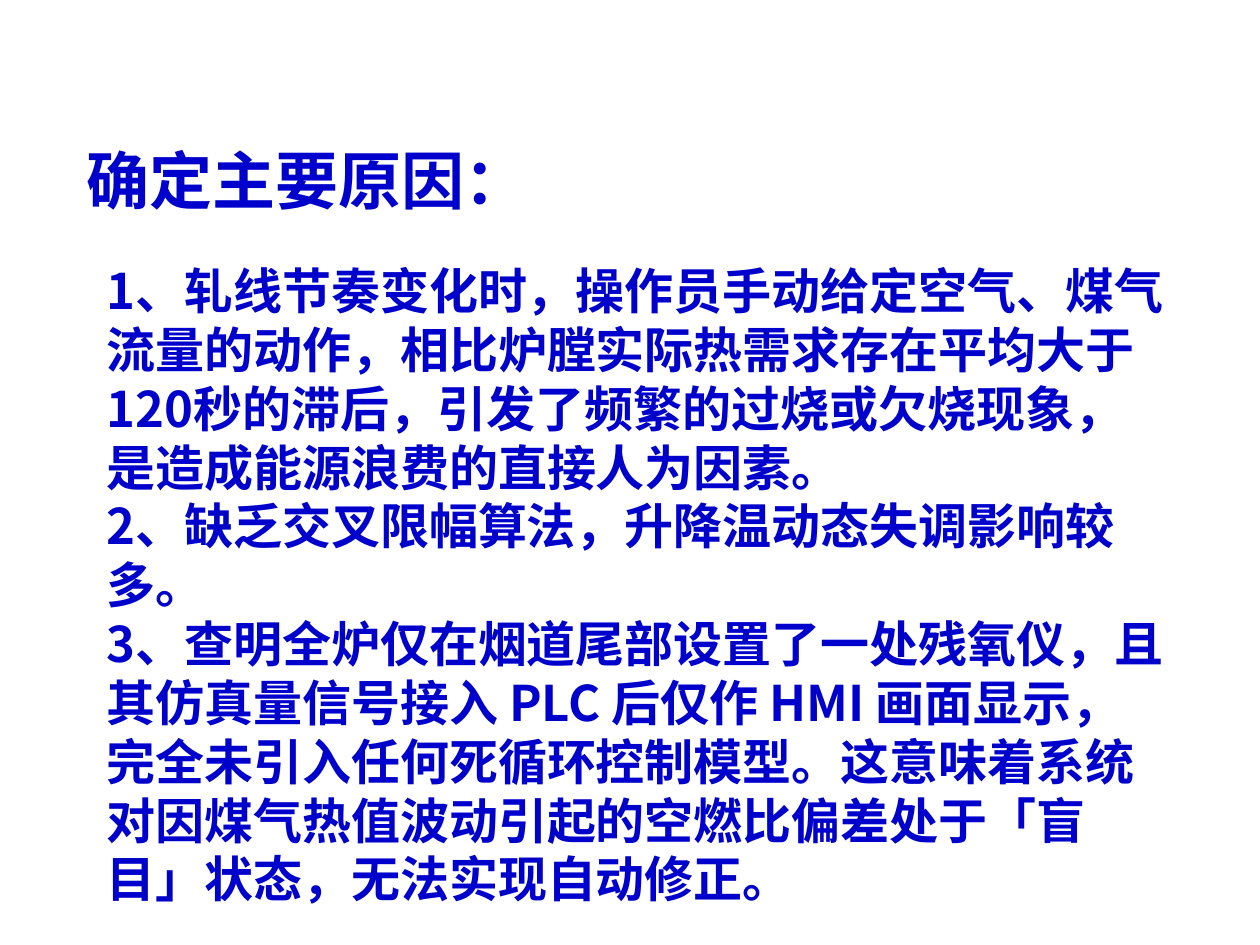
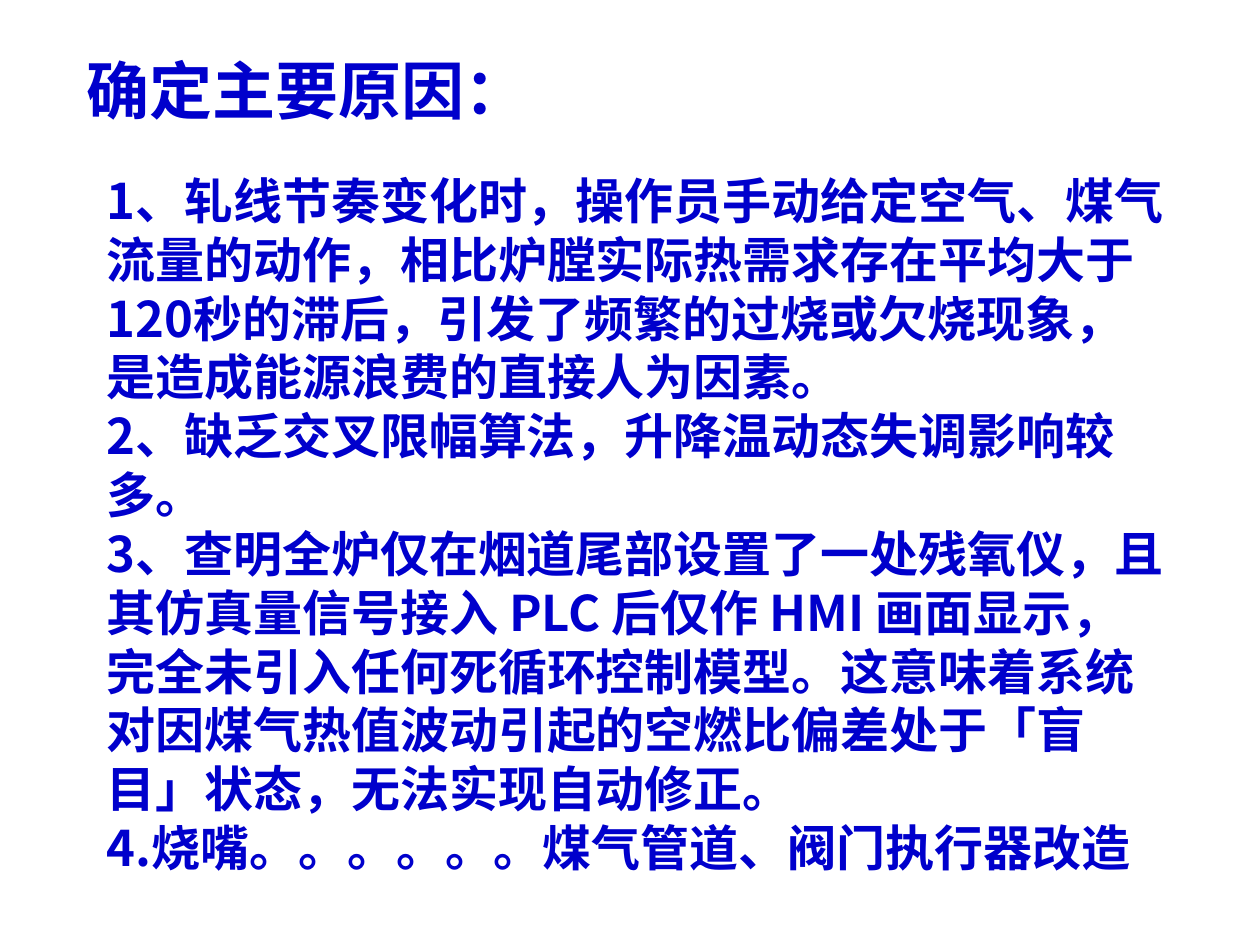
Before and after one commit to wfq1971/work_file, a slide deck: slide 13 of 2021年三棒作业区QC课题.ppt (slide 14 before the commit). Drawn at 1260x945 pixels with LibreOffice and Linux fonts; fonts in the diff are those of the drawing; background and template pictures are left out. Boxes give left, top, right and bottom in pixels: in the first picture for what was removed or moved away, otherwise in the second. Text is boxed around its words. In the diff, an @@ line names an element or a change of style, - is before the commit and + after.

Commit message:
自动版本管理: 2026/07/10 15:05

```diff
--- a/2021年三棒作业区QC课题.ppt
+++ b/2021年三棒作业区QC课题.ppt
@@ text "确定主要原因：": place and size @@
-text "确定主要原因：" at (87,150,528,210)
+text "确定主要原因：" at (87,60,528,120)
@@ text "1、轧线节奏变化时，操作员手动给定空气、煤气流量的动作，相比炉膛实际热需求存在平均大于 120秒的滞后，引发了频繁的过烧 ...": place and size @@
-text "1、轧线节奏变化时，操作员手动给定空气、煤气流量的动作，相比炉膛实际热需求存在平均大于 120秒的滞后，引发了频繁的过烧 ..." at (107,267,1163,904)
+text "1、轧线节奏变化时，操作员手动给定空气、煤气流量的动作，相比炉膛实际热需求存在平均大于 120秒的滞后，引发了频繁的过烧 ..." at (107,177,1163,871)
@@ text at (107,824,1130,871): paragraph added @@
+4.烧嘴。。。。。。煤气管道、阀门执行器改造
```
Also in this commit, not shown: 4 other slides changed, 2 slides added, 2 slides removed, 2 other files.
